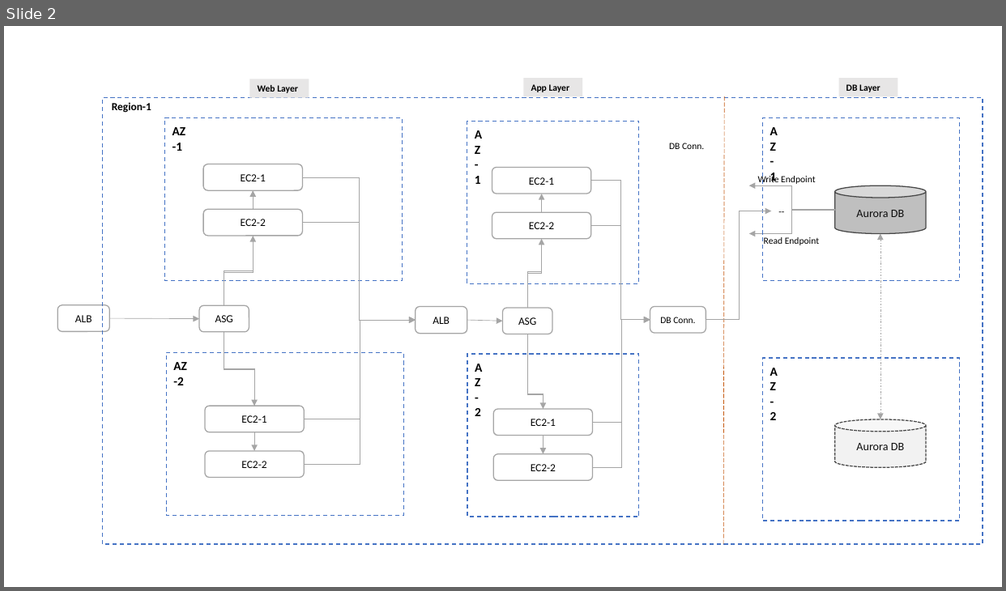
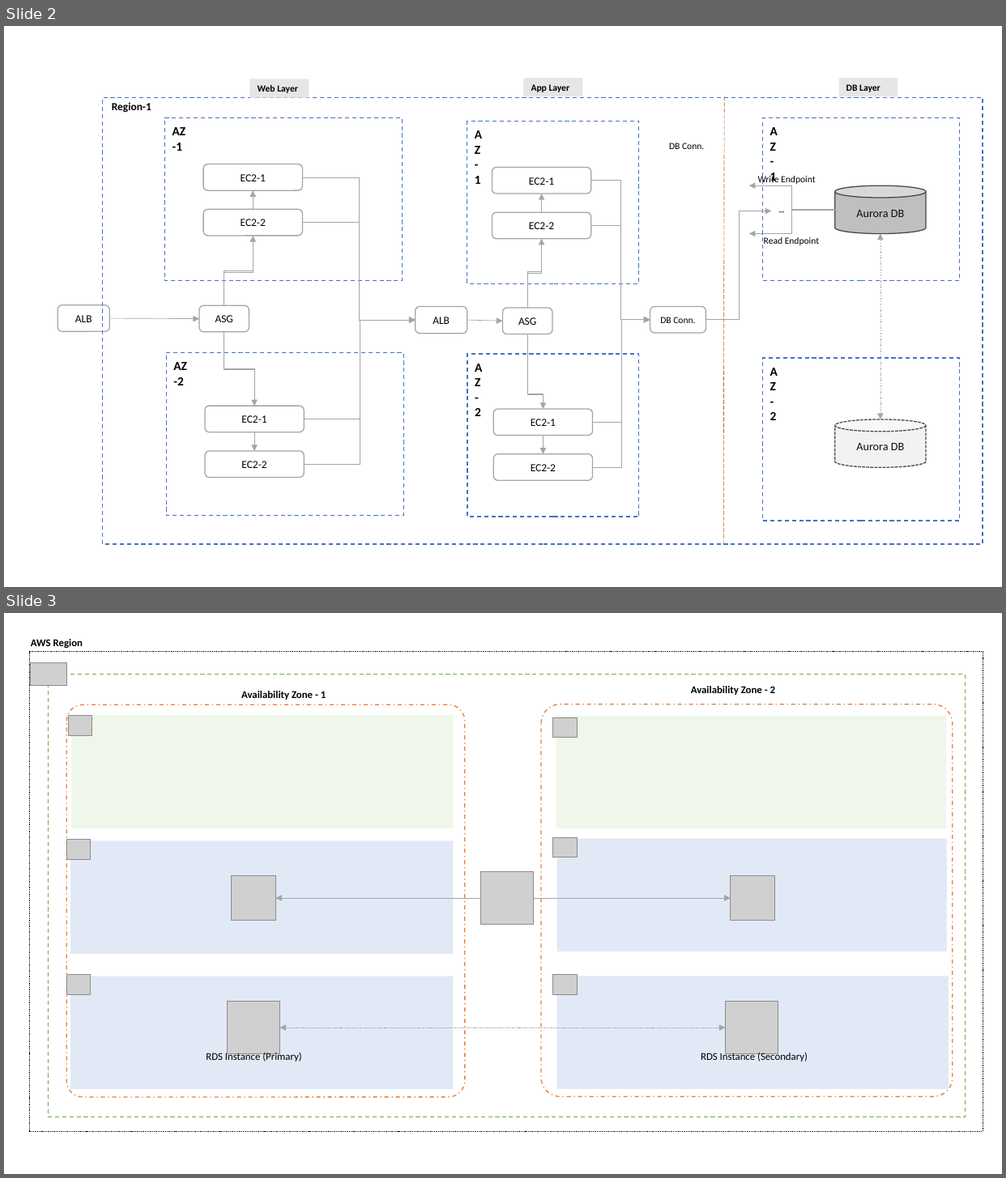
Before and after one commit to ajithmohann/aws-terraform-demo, a slide deck: docs/AWS Architecture.pptx. Shown one above the other, each under a label of ours: slide 2 before the commit, slides 2 and 3 after it. The pictures are 1006x591 and 1006x1178 pixels, drawn with LibreOffice and Linux fonts; fonts in the diff are those of the drawing; grey boxes stand for pictures. Boxes give left, top, right and bottom in pixels: in the first picture for what was removed or moved away, otherwise in the second. Text is boxed around its words. In the diff, an @@ line names an element or a change of style, - is before the commit and + after.

```diff
--- a/docs/AWS Architecture.pptx
+++ b/docs/AWS Architecture.pptx
@@ slide 3 added at bbox=[4, 613, 1002, 1174], background #FFFFFF @@
@@ picture added at bbox=[31, 663, 67, 686] @@
@@ rectangle added at bbox=[49, 675, 965, 1118], outline #70AD47 1 pt dashed @@
@@ rounded rectangle added at bbox=[67, 705, 465, 1098], outline #ED7D31 1 pt dashed @@
@@ rounded rectangle added at bbox=[542, 705, 953, 1097], outline #ED7D31 1 pt dashed @@
@@ group added at bbox=[28, 639, 982, 1131]: 3 texts, 1 rectangle @@
+AWS Region
+Availability Zone - 1
+Availability Zone - 2
@@ picture added at bbox=[68, 716, 92, 736] @@
@@ rectangle added at bbox=[71, 716, 454, 828], fill #EEF7E9 @@
@@ picture added at bbox=[552, 717, 577, 738] @@
@@ rectangle added at bbox=[556, 716, 947, 828], fill #EEF7E9 @@
@@ picture added at bbox=[67, 840, 91, 860] @@
@@ rectangle added at bbox=[70, 841, 454, 954], fill #E2E9F6 @@
@@ picture added at bbox=[552, 837, 577, 858] @@
@@ rectangle added at bbox=[557, 839, 948, 952], fill #E2E9F6 @@
@@ picture added at bbox=[232, 875, 275, 920] @@
@@ picture added at bbox=[481, 872, 533, 924] @@
@@ picture added at bbox=[731, 875, 775, 920] @@
@@ arrow added from (481, 898) to (275, 898), #A5A5A5 0.5 pt @@
@@ arrow added from (533, 898) to (731, 898), #A5A5A5 0.5 pt @@
@@ picture added at bbox=[67, 975, 91, 995] @@
@@ rectangle added at bbox=[70, 977, 454, 1090], fill #E2E9F6 @@
@@ picture added at bbox=[552, 974, 577, 995] @@
@@ rectangle added at bbox=[557, 976, 948, 1089], fill #E2E9F6 @@
@@ picture added at bbox=[227, 1002, 280, 1054] @@
@@ picture added at bbox=[726, 1002, 779, 1054] @@
@@ double arrow added from (280, 1028) to (726, 1028), #A5A5A5 0.25 pt dashed @@
@@ text added at bbox=[206, 1051, 301, 1062], 10 pt, text #000000 @@
+RDS Instance (Primary)
@@ text added at bbox=[701, 1051, 808, 1062], 10 pt, text #000000 @@
+RDS Instance (Secondary)
```
Also in this commit, not shown: 11 other files.
